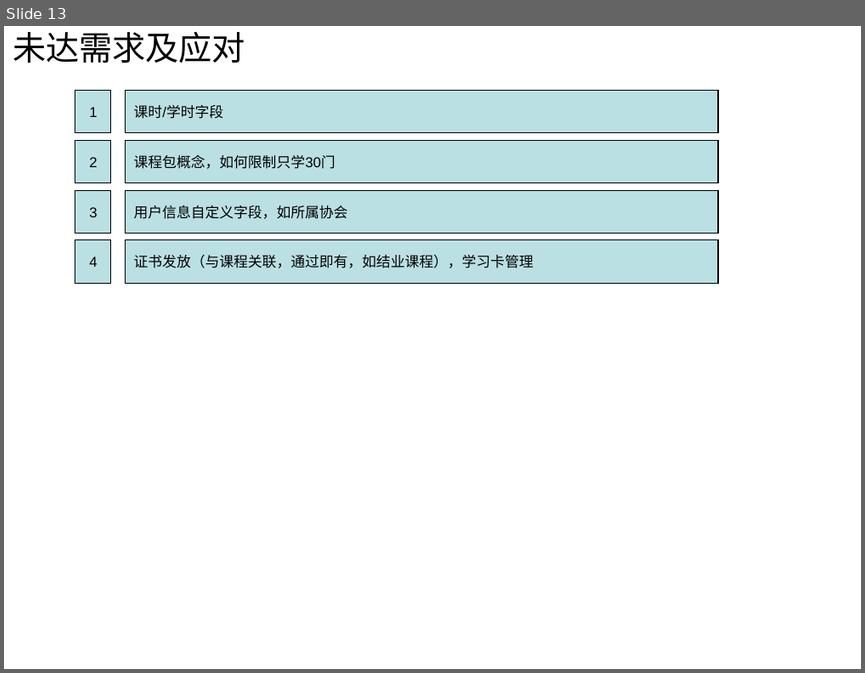
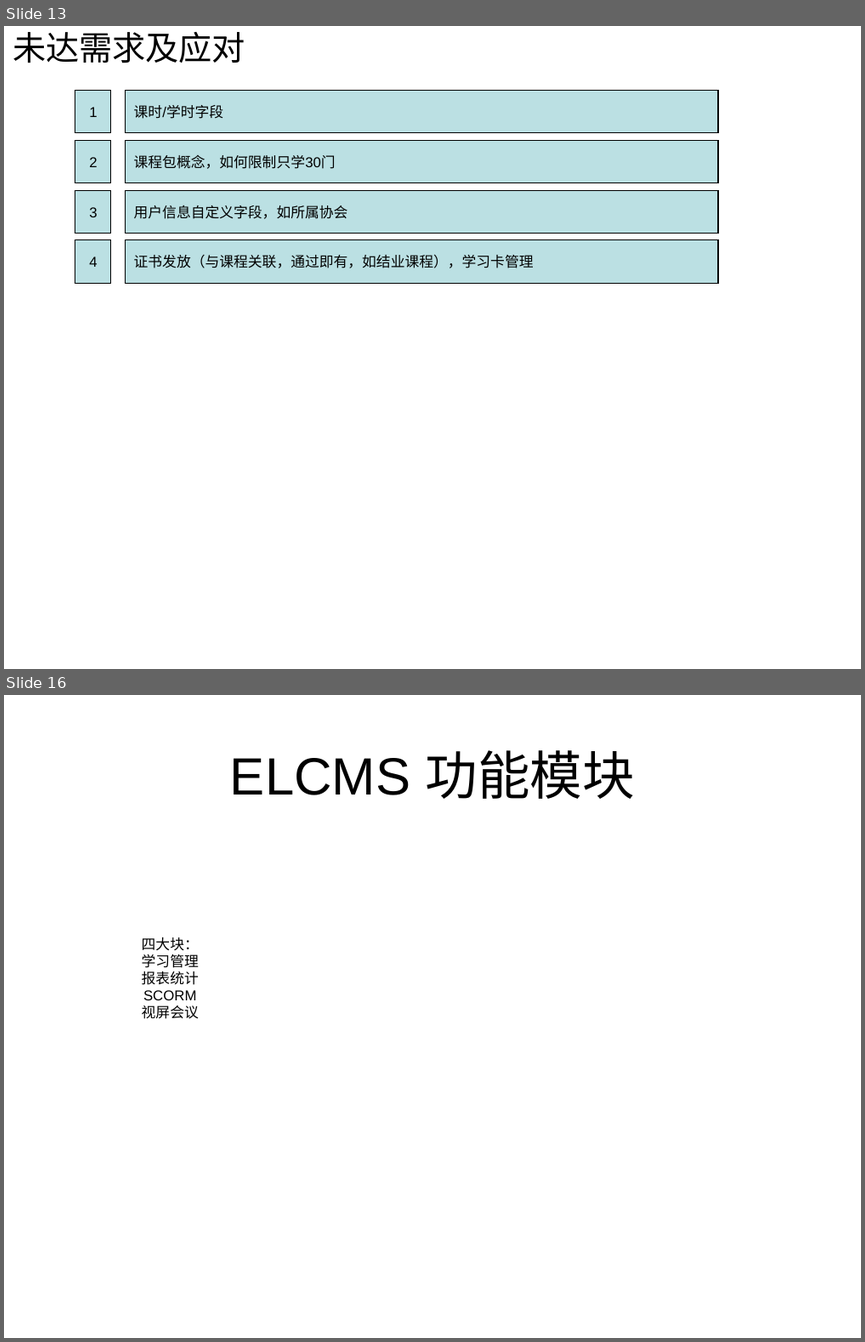
Before and after one commit to huhongjun/mydokeos, a slide deck: docu/Dokeos-lcms.ppt. Shown one above the other, each under a label of ours: slide 13 before the commit, slides 13 and 16 after it; the slides between them are not shown. The pictures are 865x673 and 865x1342 pixels, drawn with LibreOffice and Linux fonts; fonts in the diff are those of the drawing. Boxes give left, top, right and bottom in pixels: in the first picture for what was removed or moved away, otherwise in the second. Text is boxed around its words. In the diff, an @@ line names an element or a change of style, - is before the commit and + after.

```diff
--- a/docu/Dokeos-lcms.ppt
+++ b/docu/Dokeos-lcms.ppt
@@ slide 16 added at (x1=4, y1=695, x2=861, y2=1338), background #FFFFFF @@
@@ title added at (x1=230, y1=750, x2=634, y2=799), 44 pt, text #000000 @@
+ELCMS 功能模块
@@ text added at (x1=142, y1=937, x2=199, y2=1019), 12 pt, text #000000 @@
+四大块：
+学习管理
+报表统计
+SCORM
+视屏会议
```
Also in this commit, not shown: 1 slide changed, 5 other slides added, 1 other file.
